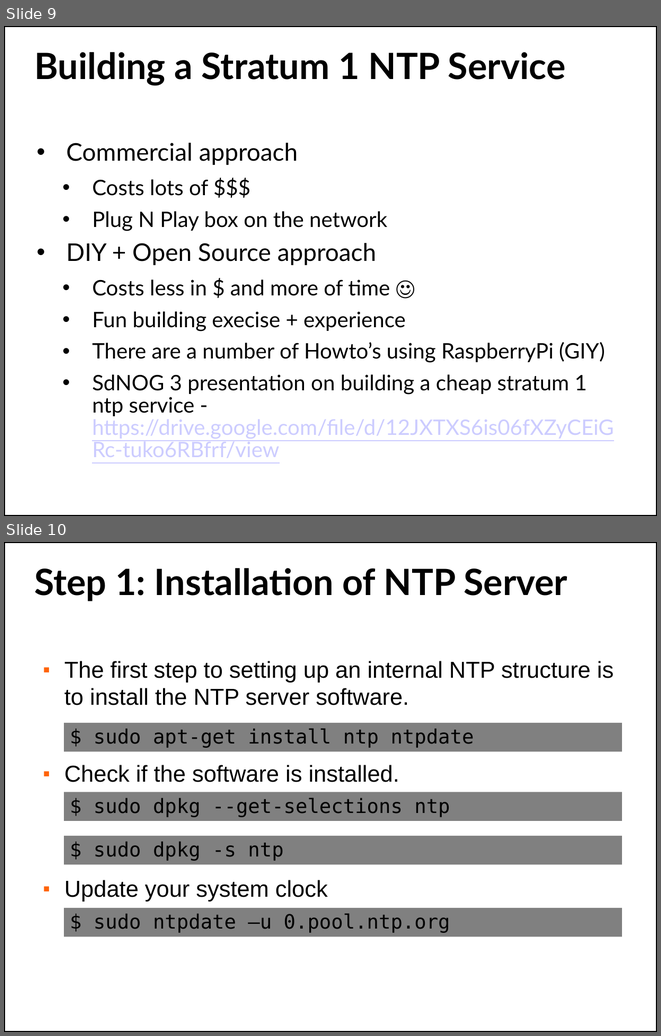
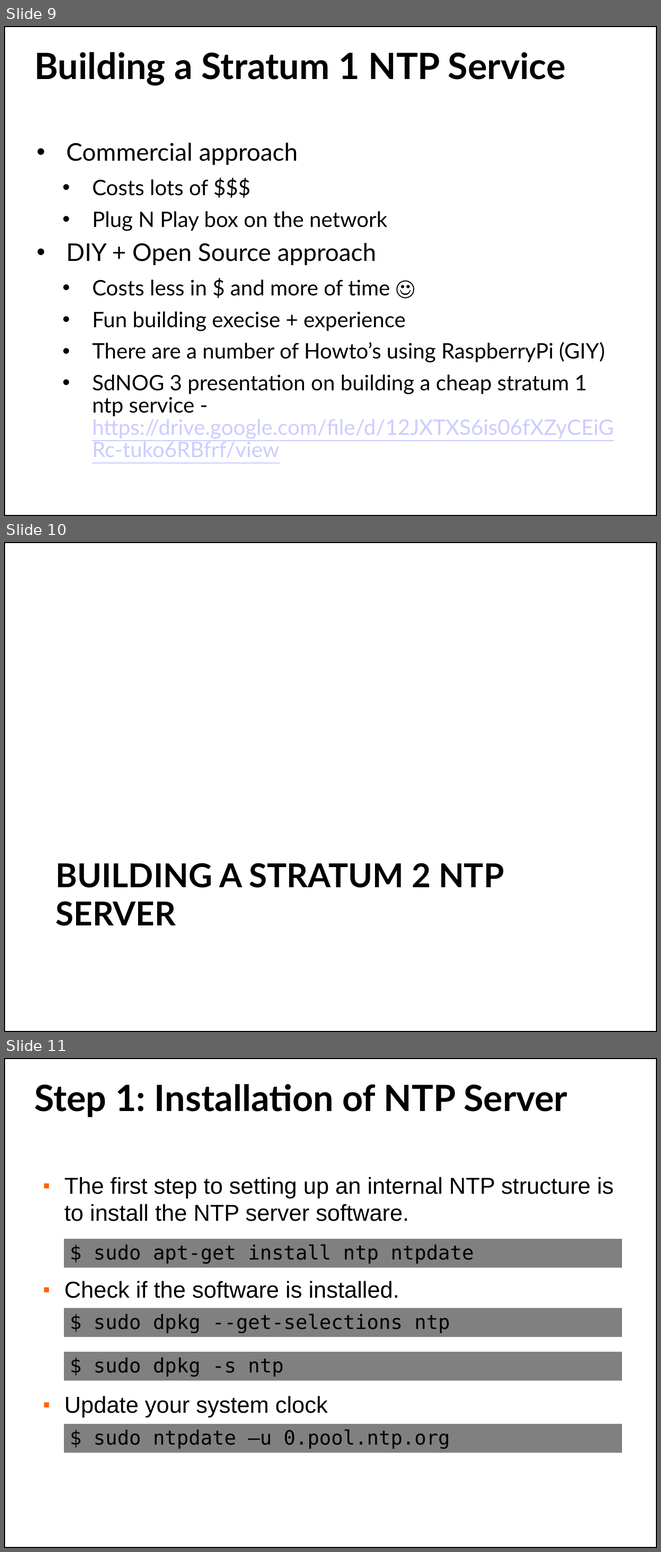
Before and after one commit to afnog/sse, a slide deck: ntp/ntp-service.pptx. Shown one above the other, each under a label of ours: slides 9 and 10 before the commit, slides 9, 10 and 11 after it. The pictures are 661x1036 and 661x1552 pixels, drawn with LibreOffice and Linux fonts; fonts in the diff are those of the drawing; background and template pictures are left out. Boxes give left, top, right and bottom in pixels: in the first picture for what was removed or moved away, otherwise in the second. Text is boxed around its words. In the diff, an @@ line names an element or a change of style, - is before the commit and + after.

Commit message:
/ ‘ntp/ntp-service.pptx’

```diff
--- a/ntp/ntp-service.pptx
+++ b/ntp/ntp-service.pptx
@@ slide 10 added at (4, 542, 657, 1032), background picture (left out); not listed: 1 template element that a slide beside it also shows @@
@@ title added at (55, 863, 504, 926), 40 pt, text #000000, bold @@
+BUILDING A STRATUM 2 NTP SERVER
@@ what was slide 10 is now slide 11 @@
```
